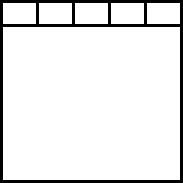
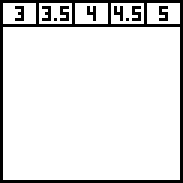
Layers edited between the first and the second 183 × 183 image:
added layer "Warstwa #2" above "Warstwa #1" over bbox(15, 6, 168, 21)
